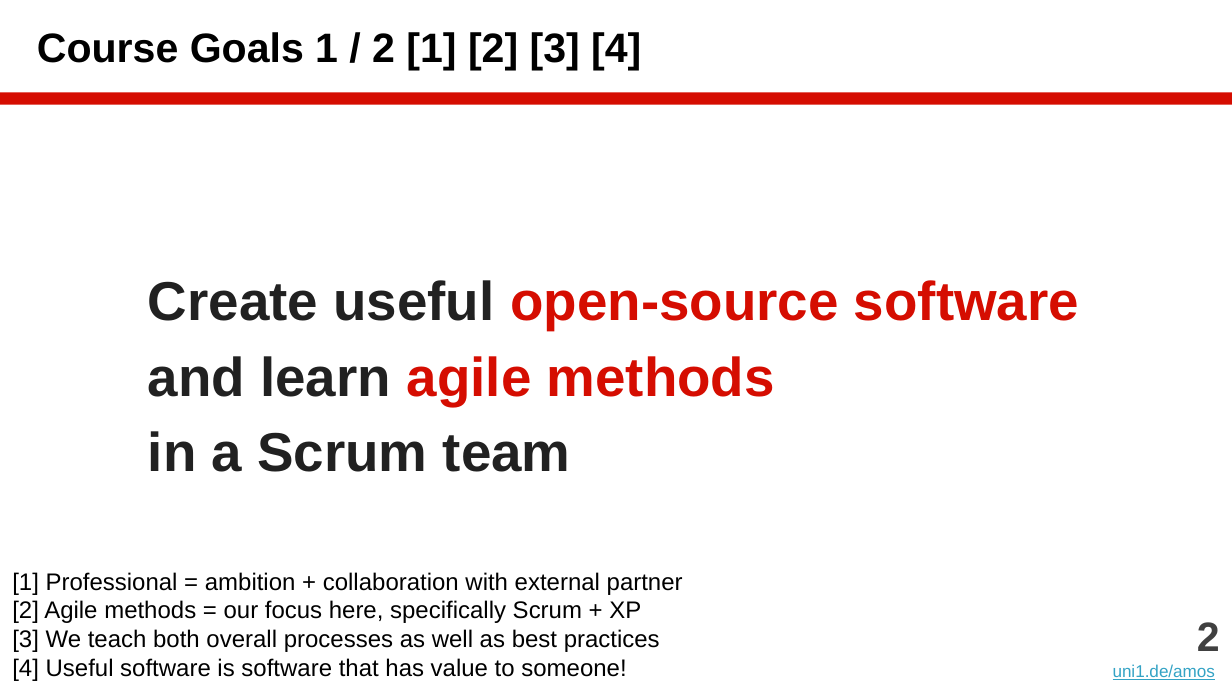
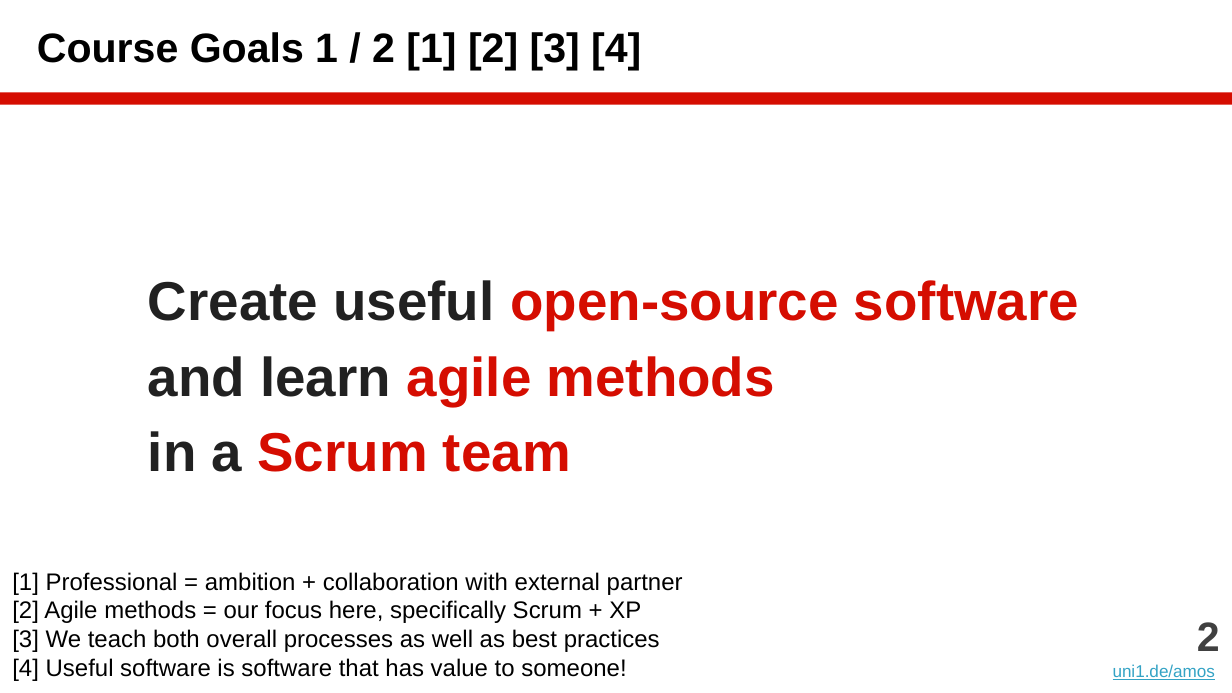
Before and after one commit to dirkriehle/amos-course, a slide deck: slide 2 of Lecture slides/AMOS A01 - Introduction.pptx. Drawn at 1232x693 pixels with LibreOffice and Linux fonts; fonts in the diff are those of the drawing. Boxes give left, top, right and bottom in pixels: in the first picture for what was removed or moved away, otherwise in the second. Text is boxed around its words. In the diff, an @@ line names an element or a change of style, - is before the commit and + after.

```diff
--- a/Lecture slides/AMOS A01 - Introduction.pptx
+++ b/Lecture slides/AMOS A01 - Introduction.pptx
@@ text "Create useful open-source software and ..." at box(148, 280, 1079, 472): text colour #212121 to #D50D01 in "Scrum team" @@
```
Also in this commit, not shown: 12 other slides changed, 1 slide added, 3 other files.
